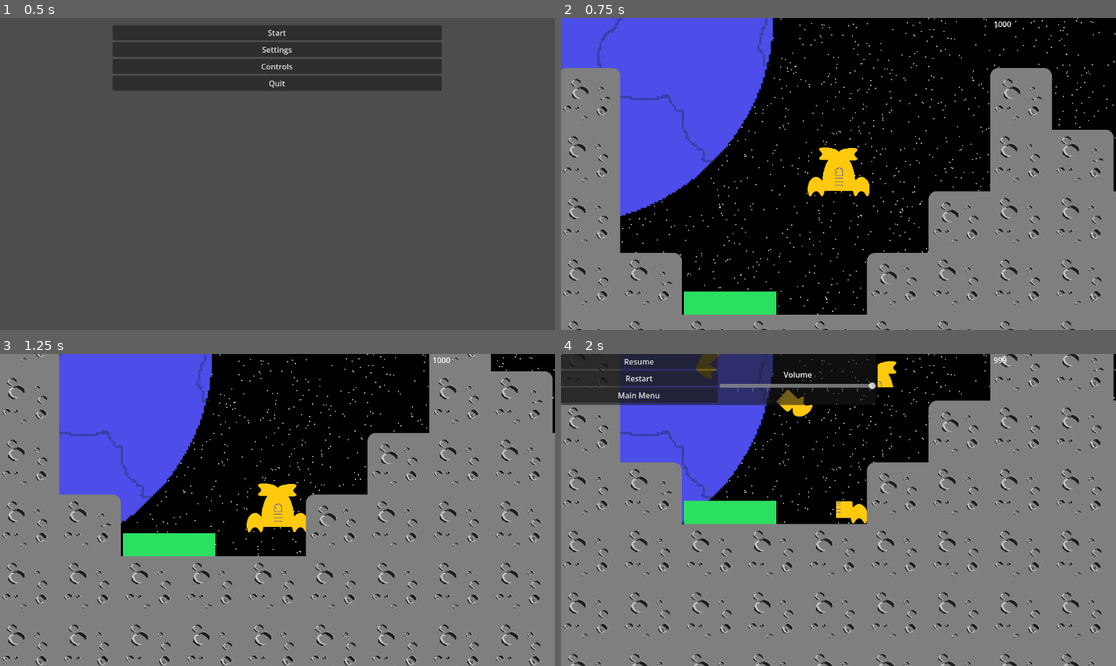
Above: before the commit, frames 1-4 (two rows, left to right).
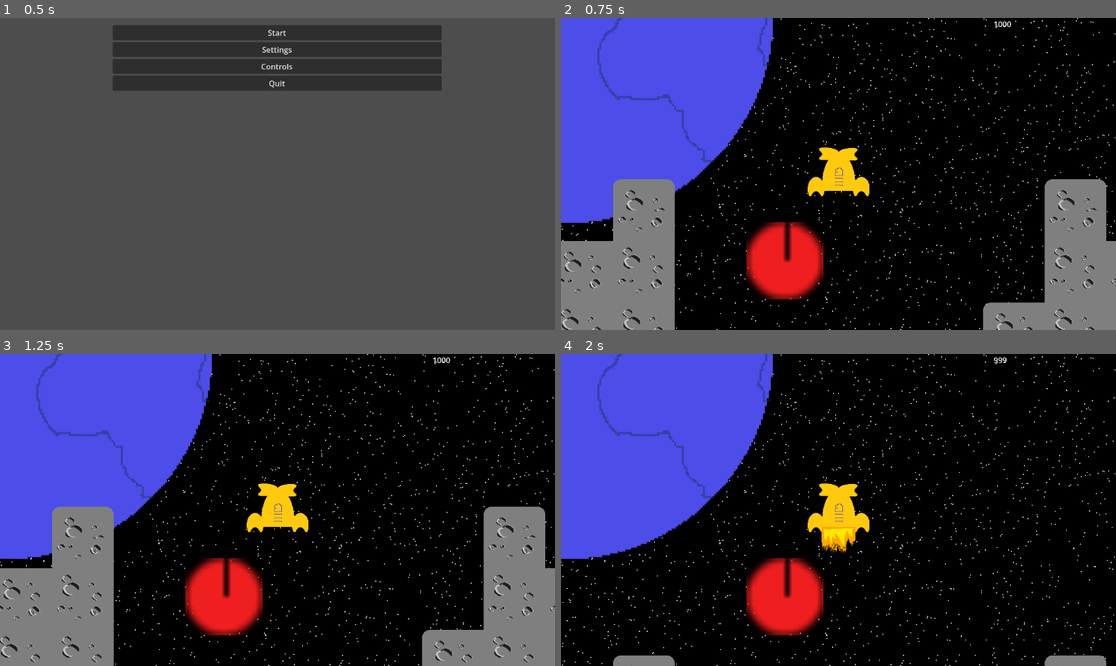
Above: after the commit, the same moments.

Repository: acidmath/DialIt
Game: Godot game, scene res://GameManager.tscn
Two runs of this game, one before a commit and one after it. Both use one fixed random seed, a clock stepped at 60 frames per second and the inputs below. Sound files missing from this copy of the repository are replaced by a short silence.
Inputs (mouse positions are in pixels of both pictures, inside the frame that each line leads up to):
- Up to frame 1 (0.5 s): no input
- Up to frame 2 (0.75 s): click "Start" at 0.5 s
- Up to frame 3 (1.25 s): no input
- Up to frame 4 (2 s): move the mouse to (1054, 375) at 1.27 s; press the mouse at (1054, 375) at 1.28 s; hold W (thrust) from 1.28 s (still down)

Frame 1 is identical in both runs. In frame 2, 33% of the frame differs, in the area x 0-100%, y 16-100%; in frame 3, 52%; in frame 4, 79%, in the area x 0-100%, y 0-100%.

Commit message:
put a dial in the scene

Diff:
--- a/Controls.gd
+++ b/Controls.gd
@@ -13,6 +13,7 @@
 var spinForce = 100.0
 var lastThrustDeltaUpdate = 0
 var lastContactNormal : Vector2
+var thrustFromDial = false
 
 @onready var audio_stream_player_2d = $AudioStreamPlayer2D
 @onready var fire_sprite_2d = $FireSprite2D
@@ -20,21 +21,27 @@
 @onready var fire_sprite_2d_right = $FireSprite2D_right
 @onready var collision_shape = $CollisionShape2D
 
+@onready var dial_1_input = %Dial_1
+
+func _ready() -> void:
+	%Dial_1.connect("dial_1_rotated", on_dial_1_rotated)
+
+func on_dial_1_rotated(angle_diff : float):
+	thrustFromDial = angle_diff != 0
+
 func _physics_process(_delta):
+	var thrustFiring = Input.is_action_pressed("thrust") or thrustFromDial
 	var leftEngineFiring = Input.is_action_pressed("lRot")
 	var rightEngineFiring = Input.is_action_pressed("rRot")
 	fire_sprite_2d_left.visible = leftEngineFiring
 	fire_sprite_2d_right.visible = rightEngineFiring
 	if leftEngineFiring:
 		apply_force(Vector2.from_angle(rotation + PI) * spinForce, TopPosition.rotated(rotation))
-		print(Vector2.from_angle(rotation + PI))
 	if rightEngineFiring:
 		apply_force(Vector2.from_angle(rotation) * spinForce, TopPosition.rotated(rotation))
-		print(Vector2.from_angle(rotation))
-	if Input.is_action_pressed("thrust"):
+	if thrustFiring:
 		if engineForceStep < ENGINE_FORCE_STEP_MAX:
 			engineForceStep += 1
-
 		apply_central_force(Vector2.from_angle(rotation - PI/2) * engineForce * engineForceStep)
 	elif engineForceStep > 0:
 		engineForceStep -= 1
--- a/Main.tscn
+++ b/Main.tscn
@@ -1,20 +1,21 @@
-[gd_scene load_steps=24 format=4 uid="uid://omkqitj3by8v"]
-
-[ext_resource type="Script" path="res://main.gd" id="1_ofygb"]
-[ext_resource type="Script" path="res://Controls.gd" id="1_up563"]
+[gd_scene format=4 uid="uid://omkqitj3by8v"]
+
+[ext_resource type="Script" uid="uid://exq6fexera64" path="res://main.gd" id="1_ofygb"]
+[ext_resource type="Script" uid="uid://q5pdih1t7u1w" path="res://Controls.gd" id="1_up563"]
 [ext_resource type="Texture2D" uid="uid://dhtt3gq3hvmtp" path="res://player/Lander_1.png" id="2_cv023"]
-[ext_resource type="Script" path="res://player/camera_2d.gd" id="3_jmdgt"]
+[ext_resource type="Script" uid="uid://d3qp0rqgl6mh5" path="res://player/camera_2d.gd" id="3_jmdgt"]
 [ext_resource type="Texture2D" uid="uid://dosflbl4771cc" path="res://player/fireSprite.png" id="3_ohatq"]
 [ext_resource type="Texture2D" uid="uid://bi5yxjiqocynm" path="res://level/dads_first_lava_block.png" id="3_phtau"]
 [ext_resource type="AudioStream" uid="uid://cu185vlc38sq0" path="res://player/rocketShipSound.mp3" id="4_gqhyd"]
-[ext_resource type="Script" path="res://rocketShipSound.gd" id="5_36vn8"]
+[ext_resource type="Script" uid="uid://dha2lfnu1d333" path="res://rocketShipSound.gd" id="5_36vn8"]
 [ext_resource type="Texture2D" uid="uid://cbb68rlvjnmdc" path="res://level/tio_moon_2.png" id="6_4v2p2"]
-[ext_resource type="Script" path="res://Background.gd" id="8_aylwr"]
+[ext_resource type="Script" uid="uid://lmi5jjishgv8" path="res://Background.gd" id="8_aylwr"]
 [ext_resource type="Texture2D" uid="uid://dynhy4myddb03" path="res://level/earthBlue.png" id="8_i3xlp"]
-[ext_resource type="Script" path="res://platform/platform.gd" id="9_0l7w6"]
+[ext_resource type="Script" uid="uid://c1bas8hrpaimg" path="res://platform/platform.gd" id="9_0l7w6"]
 [ext_resource type="Texture2D" uid="uid://dyjwd8ufqjgyn" path="res://platform/platform.png" id="9_kahn3"]
 [ext_resource type="PackedScene" uid="uid://cwpn6p0etxg47" path="res://pause_menu.tscn" id="14_ml8ns"]
-[ext_resource type="Script" path="res://rich_text_label.gd" id="15_30bes"]
+[ext_resource type="Script" uid="uid://clcrs58pf3lga" path="res://rich_text_label.gd" id="15_30bes"]
+[ext_resource type="PackedScene" uid="uid://dx6yqapunxjql" path="res://controls/dial_1.tscn" id="16_fpfj3"]
 
 [sub_resource type="RectangleShape2D" id="RectangleShape2D_qb25u"]
 size = Vector2(70, 70)
@@ -440,33 +441,20 @@
 terrain_set_0/terrain_0/color = Color(0.5, 0.34375, 0.25, 1)
 sources/0 = SubResource("TileSetAtlasSource_n0ll6")
 
-[node name="Root" type="Node2D"]
+[node name="Root" type="Node2D" unique_id=1323535010]
 script = ExtResource("1_ofygb")
 
-[node name="Camera2D" type="Camera2D" parent="."]
-position = Vector2(-315, -560)
-ignore_rotation = false
-script = ExtResource("3_jmdgt")
-
-[node name="TouchScreenButton" type="TouchScreenButton" parent="Camera2D"]
-modulate = Color(1, 1, 1, 0)
-position = Vector2(-595, -350)
-scale = Vector2(20, 5)
-texture_normal = ExtResource("3_phtau")
-shape_centered = false
-action = "thrust"
-
-[node name="RigidBody2D" type="RigidBody2D" parent="."]
-position = Vector2(-315, -560)
+[node name="RigidBody2D" type="RigidBody2D" parent="." unique_id=1508792676]
+position = Vector2(-428, -780)
 collision_layer = 2
 contact_monitor = true
 max_contacts_reported = 1
 script = ExtResource("1_up563")
 
-[node name="CollisionShape2D" type="CollisionShape2D" parent="RigidBody2D"]
+[node name="CollisionShape2D" type="CollisionShape2D" parent="RigidBody2D" unique_id=685959388]
 shape = SubResource("RectangleShape2D_qb25u")
 
-[node name="FireSprite2D_left" type="AnimatedSprite2D" parent="RigidBody2D"]
+[node name="FireSprite2D_left" type="AnimatedSprite2D" parent="RigidBody2D" unique_id=1809052174]
 position = Vector2(33, -41)
 rotation = 4.71239
 scale = Vector2(0.3, 0.3)
@@ -475,7 +463,7 @@
 centered = false
 offset = Vector2(-35, 0)
 
-[node name="FireSprite2D_right" type="AnimatedSprite2D" parent="RigidBody2D"]
+[node name="FireSprite2D_right" type="AnimatedSprite2D" parent="RigidBody2D" unique_id=2106242531]
 position = Vector2(-34, -42)
 rotation = 1.5708
 scale = Vector2(0.3, 0.3)
@@ -484,61 +472,78 @@
 centered = false
 offset = Vector2(-35, 0)
 
-[node name="Sprite2D" type="Sprite2D" parent="RigidBody2D"]
+[node name="Sprite2D" type="Sprite2D" parent="RigidBody2D" unique_id=821348280]
 texture = ExtResource("2_cv023")
 
-[node name="FireSprite2D" type="AnimatedSprite2D" parent="RigidBody2D"]
+[node name="FireSprite2D" type="AnimatedSprite2D" parent="RigidBody2D" unique_id=811191679]
 position = Vector2(0, 35)
 sprite_frames = SubResource("SpriteFrames_tu5id")
 autoplay = "default"
 centered = false
 offset = Vector2(-35, 0)
 
-[node name="AudioStreamPlayer2D" type="AudioStreamPlayer2D" parent="RigidBody2D"]
+[node name="AudioStreamPlayer2D" type="AudioStreamPlayer2D" parent="RigidBody2D" unique_id=645139500]
 stream = ExtResource("4_gqhyd")
 autoplay = true
 script = ExtResource("5_36vn8")
 
-[node name="CameraPivot" type="Node2D" parent="RigidBody2D"]
+[node name="CameraPivot" type="Node2D" parent="RigidBody2D" unique_id=1300513119]
 position = Vector2(0, 2)
 
-[node name="Platform" type="StaticBody2D" parent="."]
+[node name="Platform" type="StaticBody2D" parent="." unique_id=618872376]
 position = Vector2(-540, -280)
 collision_mask = 0
 script = ExtResource("9_0l7w6")
 
-[node name="Sprite2D" type="Sprite2D" parent="Platform"]
+[node name="Sprite2D" type="Sprite2D" parent="Platform" unique_id=575953354]
 texture = ExtResource("9_kahn3")
 
-[node name="CollisionPolygon2D" type="CollisionPolygon2D" parent="Platform"]
+[node name="CollisionPolygon2D" type="CollisionPolygon2D" parent="Platform" unique_id=1927569870]
 polygon = PackedVector2Array(-96, 24, -96, -24, 96, -24, 96, 24)
 
-[node name="Map" type="Node2D" parent="."]
-
-[node name="TileMapLayer" type="TileMapLayer" parent="Map"]
+[node name="Map" type="Node2D" parent="." unique_id=44116101]
+
+[node name="TileMapLayer" type="TileMapLayer" parent="Map" unique_id=1579904228]
 tile_map_data = PackedByteArray("AAD/////AAAJAAIAAAD///7/AAAJAAIAAAD+//7/AAAFAAEAAAD+////AAAJAAIAAAD9////AAAJAAIAAAD8// …(912 unchanged characters)…
 tile_set = SubResource("TileSet_6tt8j")
 
-[node name="ParallaxBackground" type="ParallaxBackground" parent="."]
+[node name="Camera2D" type="Camera2D" parent="." unique_id=1781316465]
+position = Vector2(-315, -560)
+ignore_rotation = false
+script = ExtResource("3_jmdgt")
+
+[node name="Dial_1" parent="Camera2D" unique_id=224537146 instance=ExtResource("16_fpfj3")]
+unique_name_in_owner = true
+position = Vector2(-111, 180)
+
+[node name="TouchScreenButton" type="TouchScreenButton" parent="Camera2D" unique_id=226565593]
+modulate = Color(1, 1, 1, 0)
+position = Vector2(-595, -350)
+scale = Vector2(20, 5)
+texture_normal = ExtResource("3_phtau")
+shape_centered = false
+action = "thrust"
+
+[node name="ParallaxBackground" type="ParallaxBackground" parent="." unique_id=68456334]
 scroll_ignore_camera_zoom = true
 
-[node name="GeneratedBackground" type="Node2D" parent="ParallaxBackground"]
+[node name="GeneratedBackground" type="Node2D" parent="ParallaxBackground" unique_id=1101413482]
 script = ExtResource("8_aylwr")
 
-[node name="ParallaxLayer" type="ParallaxLayer" parent="ParallaxBackground"]
+[node name="ParallaxLayer" type="ParallaxLayer" parent="ParallaxBackground" unique_id=158666387]
 motion_scale = Vector2(0, 0)
 
-[node name="Sprite2D" type="Sprite2D" parent="ParallaxBackground/ParallaxLayer"]
+[node name="Sprite2D" type="Sprite2D" parent="ParallaxBackground/ParallaxLayer" unique_id=167740442]
 texture = ExtResource("8_i3xlp")
 
-[node name="CanvasLayer" type="CanvasLayer" parent="."]
-
-[node name="PauseMenu" parent="CanvasLayer" instance=ExtResource("14_ml8ns")]
+[node name="CanvasLayer" type="CanvasLayer" parent="." unique_id=747671633]
+
+[node name="PauseMenu" parent="CanvasLayer" unique_id=1862729981 instance=ExtResource("14_ml8ns")]
 visible = false
 
-[node name="CanvasLayer2" type="CanvasLayer" parent="."]
-
-[node name="RichTextLabel" type="RichTextLabel" parent="CanvasLayer2"]
+[node name="CanvasLayer2" type="CanvasLayer" parent="." unique_id=514605837]
+
+[node name="RichTextLabel" type="RichTextLabel" parent="CanvasLayer2" unique_id=1133101914]
 anchors_preset = 1
 anchor_left = 1.0
 anchor_right = 1.0
--- /dev/null
+++ b/controls/dial_1.gd
@@ -0,0 +1,11 @@
+extends Node2D
+
+signal dial_1_rotated(angle_diff : float)
+
+@onready var dial_area2d = $Dial_Area2D
+
+func _ready() -> void:
+	dial_area2d.connect("dial_1_rotated", on_dial_1_rotated)
+
+func on_dial_1_rotated(angle_diff : float):
+	emit_signal("dial_1_rotated", angle_diff)
--- a/controls/dial_1.tscn
+++ b/controls/dial_1.tscn
@@ -1,11 +1,13 @@
 [gd_scene format=3 uid="uid://dx6yqapunxjql"]
 
 [ext_resource type="Script" uid="uid://d14qq8roiy78x" path="res://controls/dial_1_dial_area_2d.gd" id="1_ffsro"]
+[ext_resource type="Script" uid="uid://djoa8l70ooutb" path="res://controls/dial_1.gd" id="1_xlujv"]
 [ext_resource type="Texture2D" uid="uid://cho2o5083tgka" path="res://controls/dial_red.png" id="4_8oxyq"]
 
 [sub_resource type="CircleShape2D" id="CircleShape2D_h6ehr"]
 
 [node name="Node2D" type="Node2D" unique_id=224537146]
+script = ExtResource("1_xlujv")
 
 [node name="Dial_Area2D" type="Area2D" parent="." unique_id=413843308]
 script = ExtResource("1_ffsro")
--- a/controls/dial_1_dial_area_2d.gd
+++ b/controls/dial_1_dial_area_2d.gd
@@ -1,4 +1,6 @@
 extends Area2D
+
+signal dial_1_rotated(angle_diff : float)
 
 var update_dial_progress : bool
 var initial_mouse_position_set : bool
@@ -19,13 +21,16 @@
 			#move the dial based on the rotation from the last position to the current
 		var angle_diff = last_mouse_position.angle_to(get_local_mouse_position())
 		rotation += angle_diff
-		print(rotation)
+		print(angle_diff)
+		emit_signal("dial_1_rotated", angle_diff)
 		#rotate(angle_diff)
 		#else:
 			#initial_mouse_position_set = true
 		#last_mouse_position = get_local_mouse_position()
-	#elif not press_down:
+	elif not press_down:
 		#initial_mouse_position_set = true
+		emit_signal("dial_1_rotated", 0)
+
 
 func mouse_entered_button():
 	update_dial_progress = true
--- a/project.godot
+++ b/project.godot
@@ -76,6 +76,11 @@
 2d_physics/layer_1="Level"
 2d_physics/layer_2="Player"
 
+[physics]
+
+2d/default_gravity=90.0
+
 [rendering]
 
 renderer/rendering_method="mobile"
+textures/vram_compression/import_etc2_astc=true
Not shown, added: controls/dial_1.gd.uid
Not shown, changed: export_presets.cfg
